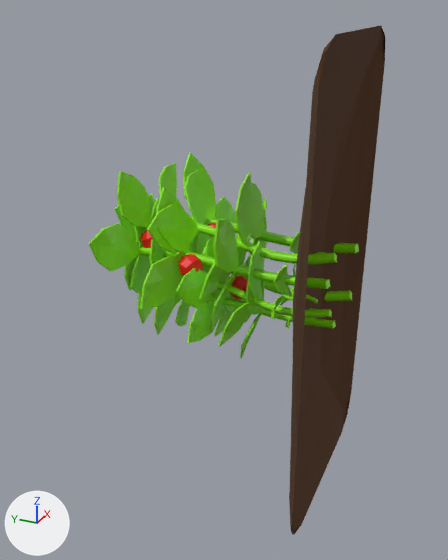
The Blender file Assets/Master/Blender/proto_aniGarden.blend: old version first, new version second.
Rendered twice from a camera (50 mm lens) standing at (-4.69, -1.05, 2.21) and looking at (0.05, 1.08, -0.16). The lights are fixed; the arrows at lower left show +X, +Y and +Z.

Objects in the first picture: 'msh_protoCrop1', 'msh_protoCrop2', 'msh_protoCrop3', 'msh_soilBed'.
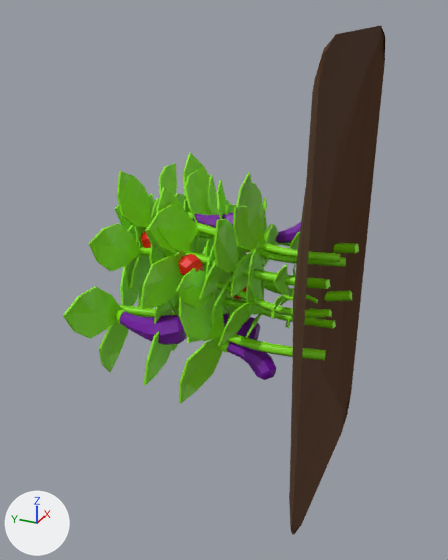
Where the newer file only moved an object's origin or applied its transform, the numbers keep the older frame.

Location of each change, (x1, y1, x2, y2) in pixels of the pictures (448 x 560 px):
'msh_protoCrop4', added (green)
    after: (63, 175, 346, 403)
    faces in mat_mat_cropgreen (green #87e700): (63, 175, 346, 403)
    faces in mat_mat_eggplantpurple (purple #7600a7): (119, 213, 301, 380)

What the commit changed:
Material 'mat_eggplantPurple' (mat_mat_eggplantpurple) is new.
Its base color is (0.18, 0.0, 0.384) (purple #7600a7).
Mesh me_béziercurve_009 is new.
It has 1398 vertices, 1452 faces and spans x -0.95..0.88, y -0.02..2.16, z -1.19..0.77.
Faces by material slot: [396, 1056].
It uses material mat_mat_eggplantpurple (purple #7600a7).
It uses material mat_mat_cropgreen (green #87e700).
Object 'msh_protoCrop4' (ob_msh_protocrop4) is new; it shows me_béziercurve_009.
Its location is (0.0, 0.0, 0.0).
